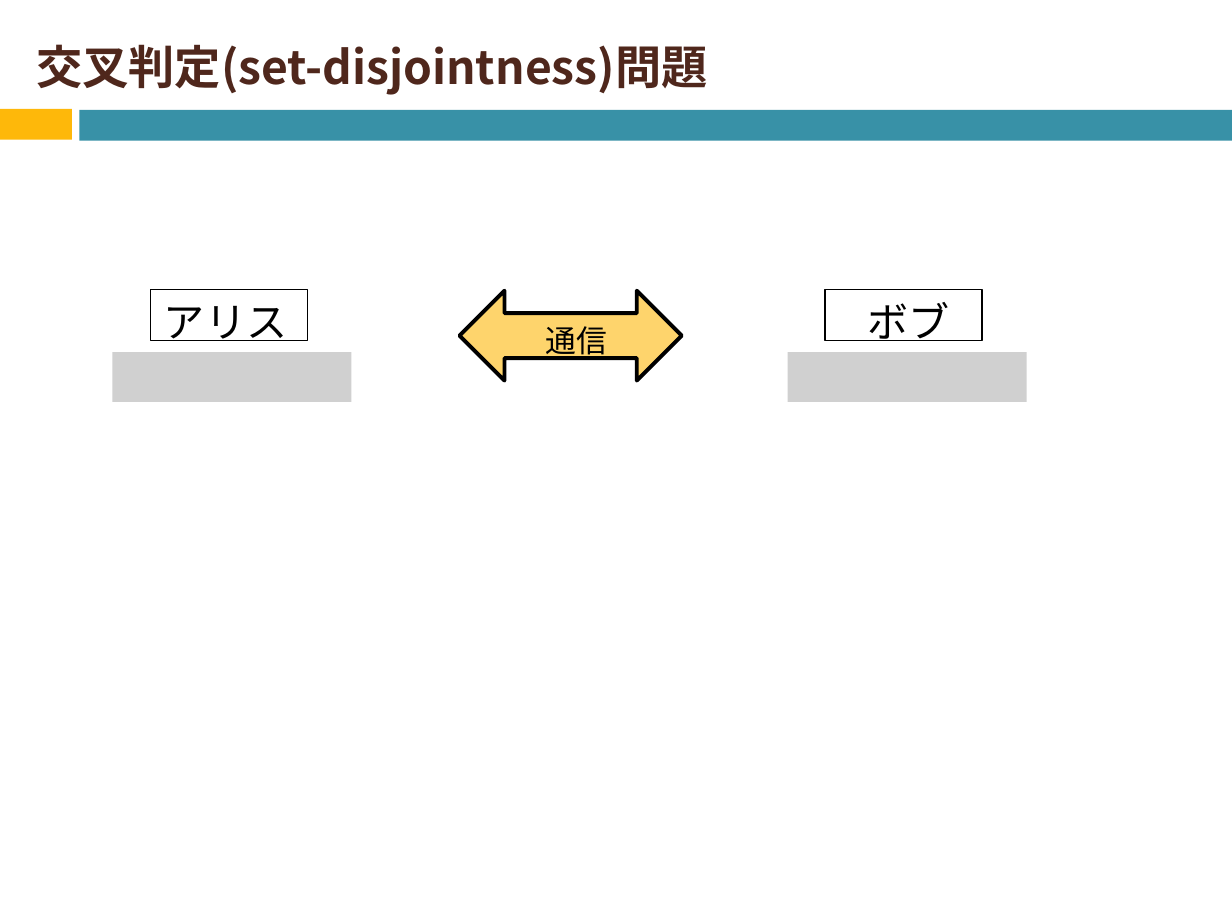
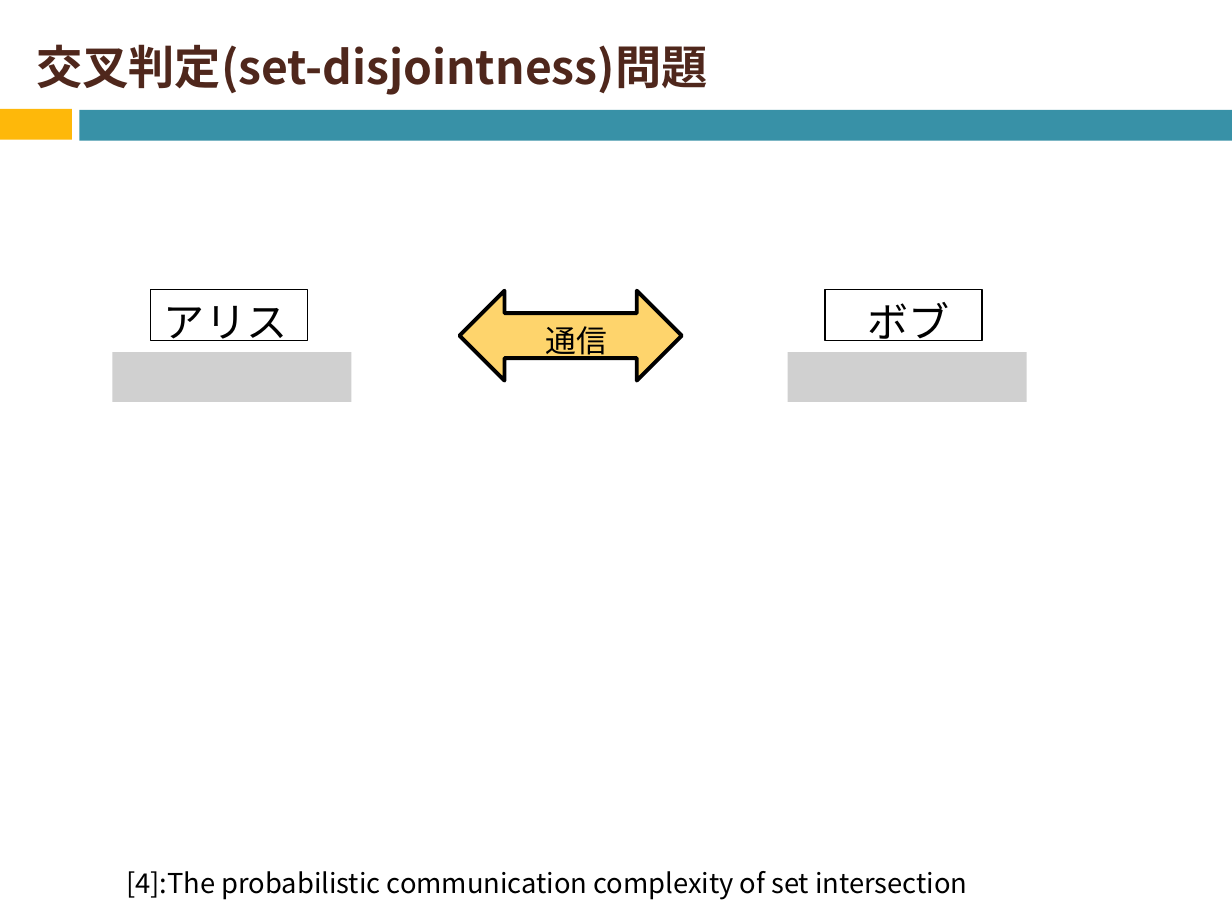
Before and after one commit to Izulabo-nitech/Distributed_Complexity_of_k-Maximal_Independent_Set_Verification, a slide deck: slide 15 of LAsy/LA用発表資料.pptx. Drawn at 1232x924 pixels with LibreOffice and Linux fonts; fonts in the diff are those of the drawing; grey boxes stand for pictures. Boxes give left, top, right and bottom in pixels: in the first picture for what was removed or moved away, otherwise in the second. Text is boxed around its words. In the diff, an @@ line names an element or a change of style, - is before the commit and + after.

```diff
--- a/LAsy/LA用発表資料.pptx
+++ b/LAsy/LA用発表資料.pptx
@@ text added at (126,871,967,900), 16 pt, text #000000 @@
+[4]:The probabilistic communication complexity of set intersection
```
Also in this commit, not shown: 7 other slides changed, 1 slide added, 1 slide removed.
